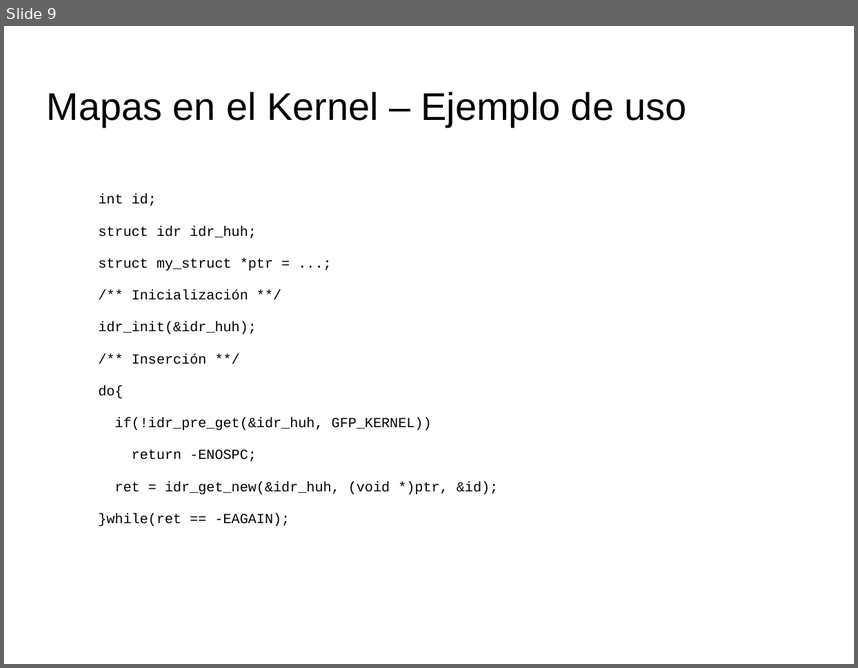
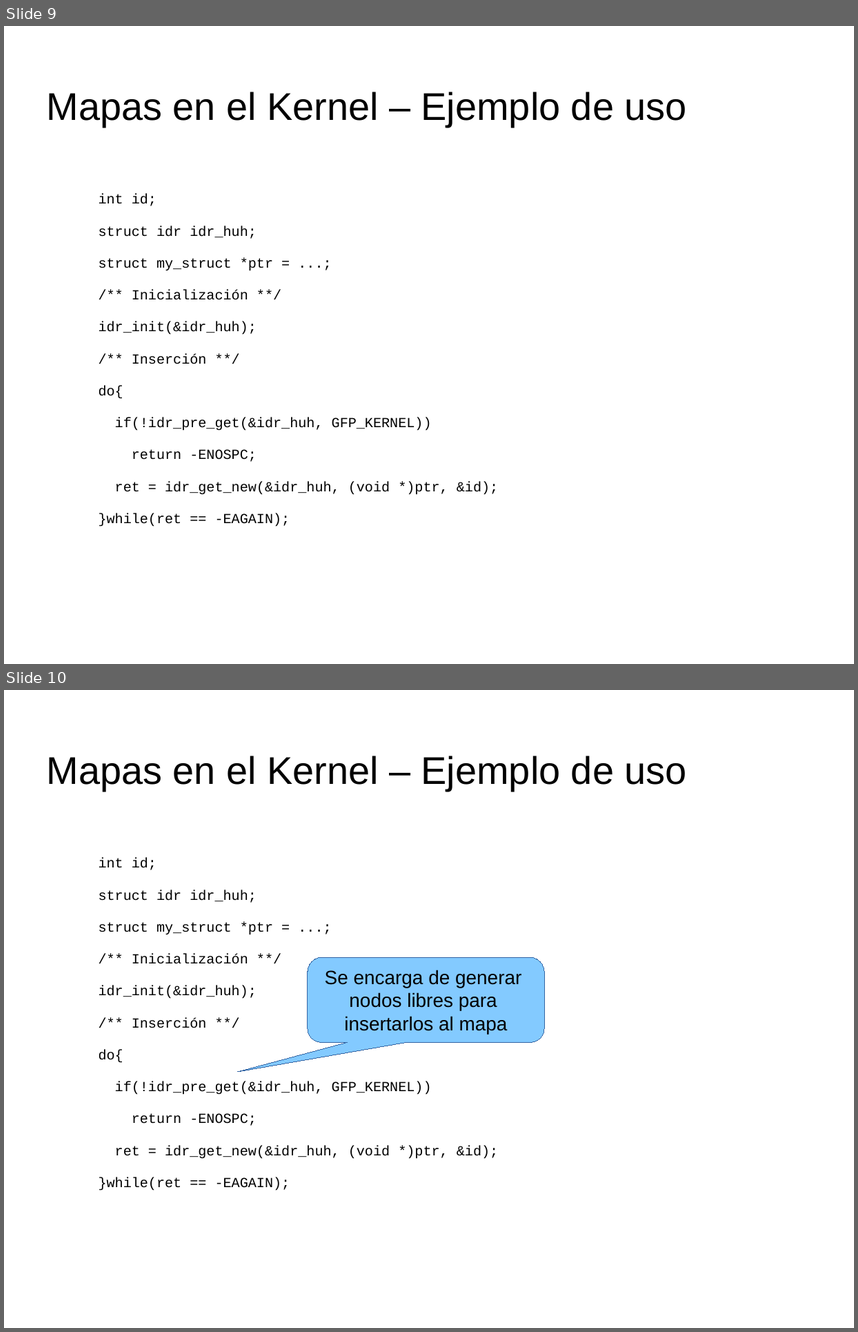
Before and after one commit to tombe85/lin, a slide deck: presentacion/EstructurasDeDatosKernelMigVersion.odp. Shown one above the other, each under a label of ours: slide 9 before the commit, slides 9 and 10 after it. The pictures are 858x668 and 858x1332 pixels, drawn with LibreOffice and Linux fonts; fonts in the diff are those of the drawing; background and template pictures are left out. Boxes give left, top, right and bottom in pixels: in the first picture for what was removed or moved away, otherwise in the second. Text is boxed around its words. In the diff, an @@ line names an element or a change of style, - is before the commit and + after.

```diff
--- a/presentacion/EstructurasDeDatosKernelMigVersion.odp
+++ b/presentacion/EstructurasDeDatosKernelMigVersion.odp
@@ slide 10 added at [4, 690, 854, 1328], background picture (left out) @@
@@ title added at [47, 756, 687, 791], 36 pt, text #000000 @@
+Mapas en el Kernel – Ejemplo de uso
@@ text added at [99, 858, 498, 1190], 13 pt, text #000000 @@
+int id;
+struct idr idr_huh;
+struct my_struct *ptr = ...;
+/** Inicialización **/
+idr_init(&idr_huh);
+/** Inserción **/
+do{
+if(!idr_pre_get(&idr_huh, GFP_KERNEL))
+return -ENOSPC;
+ret = idr_get_new(&idr_huh, (void *)ptr, &id);
+}while(ret == -EAGAIN);
@@ rounded speech box added at [308, 957, 545, 1042], fill #83CAFF, outline #3465A4 0 pt, 18 pt, text #000000 @@
+Se encarga de generar
+nodos libres para
+insertarlos al mapa
```
Also in this commit, not shown: 4 slides changed, 9 other slides added, 1 other file.
